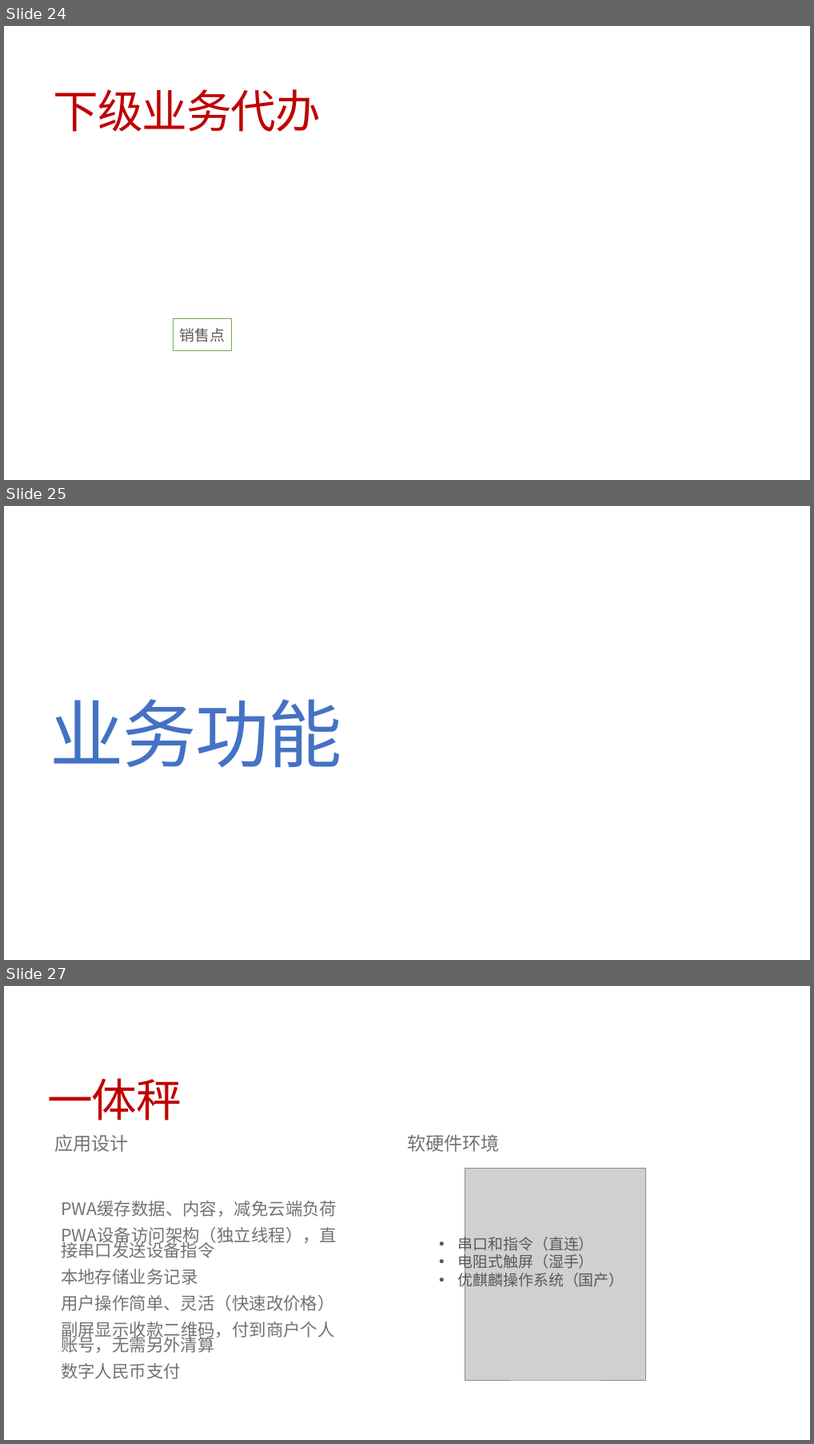
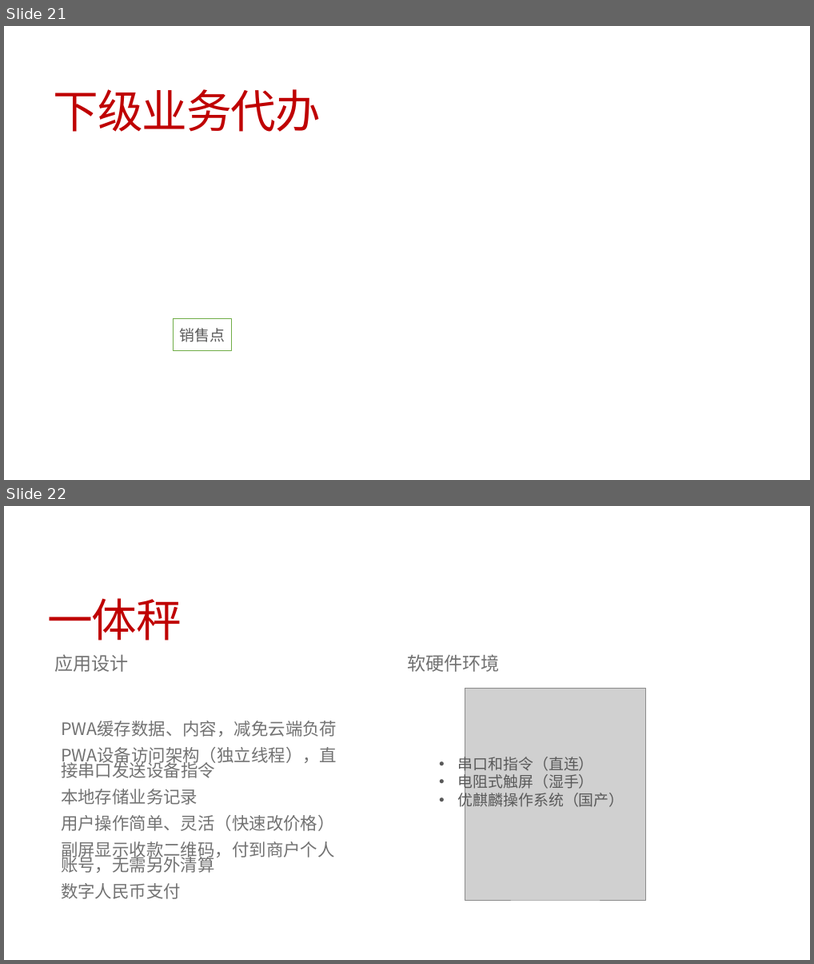
Before and after one commit to jzgi/chainsmart, a slide deck: Docs/品链供销平台.pptx. Shown one above the other, each under a label of ours: slides 24, 25 and 27 before the commit, slides 21 and 22 after it; the slides between them are not shown. The pictures are 814x1444 and 814x964 pixels, drawn with LibreOffice and Linux fonts; fonts in the diff are those of the drawing; grey boxes stand for pictures. Boxes give left, top, right and bottom in pixels: in the first picture for what was removed or moved away, otherwise in the second. Text is boxed around its words. In the diff, an @@ line names an element or a change of style, - is before the commit and + after.

```diff
--- a/Docs/品链供销平台.pptx
+++ b/Docs/品链供销平台.pptx
@@ slide 25 removed at box(4, 506, 810, 960), background #FFFFFF @@
@@ title removed at box(50, 699, 342, 768) @@
-业务功能
@@ what was slide 24 is now slide 21 @@
@@ what was slide 27 is now slide 22 @@
```
Also in this commit, not shown: 2 slides added, 6 other slides removed, 13 other files.
